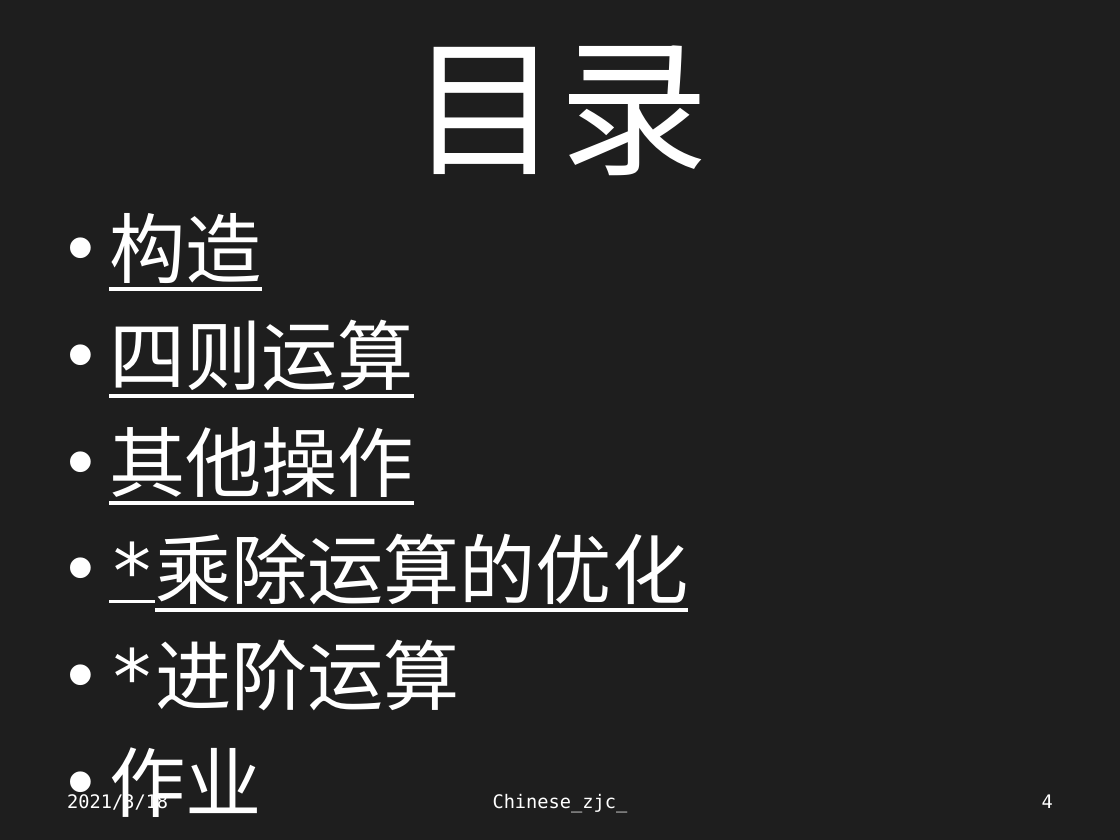
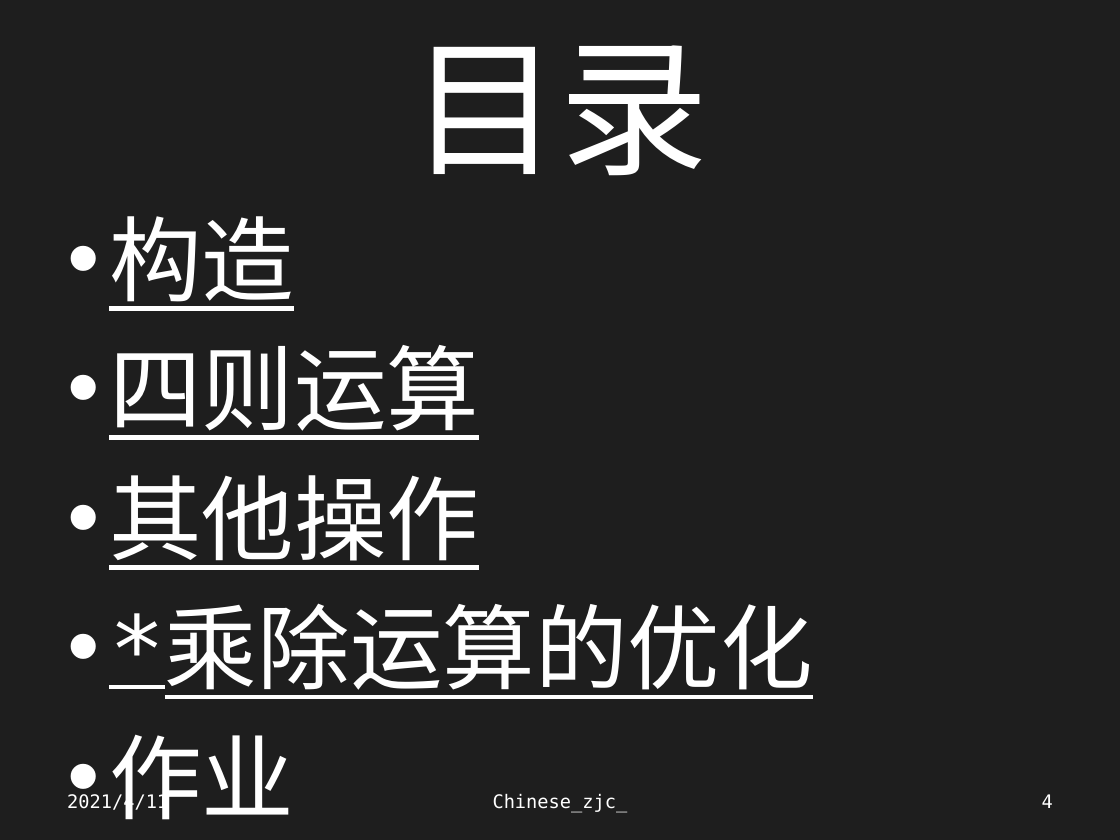
Before and after one commit to Chinesezjc/Solved-Problems, a slide deck: slide 4 of 高精度.pptx. Drawn at 1120x840 pixels with LibreOffice and Linux fonts; fonts in the diff are those of the drawing. Boxes give left, top, right and bottom in pixels: in the first picture for what was removed or moved away, otherwise in the second. Text is boxed around its words. In the diff, an @@ line names an element or a change of style, - is before the commit and + after.

```diff
--- a/高精度.pptx
+++ b/高精度.pptx
@@ text "构造" at [109,216,813,820]: size 49 to 59.5 pt; more space between paragraphs @@
@@ text at [109,642,460,710]: paragraph removed @@
-• *进阶运算
@@ text at [67,793,168,813]: text changed @@
-2021/3/18
+2021/4/11
```
Also in this commit, not shown: 64 other slides changed, 1 slide added, 39 other files.
